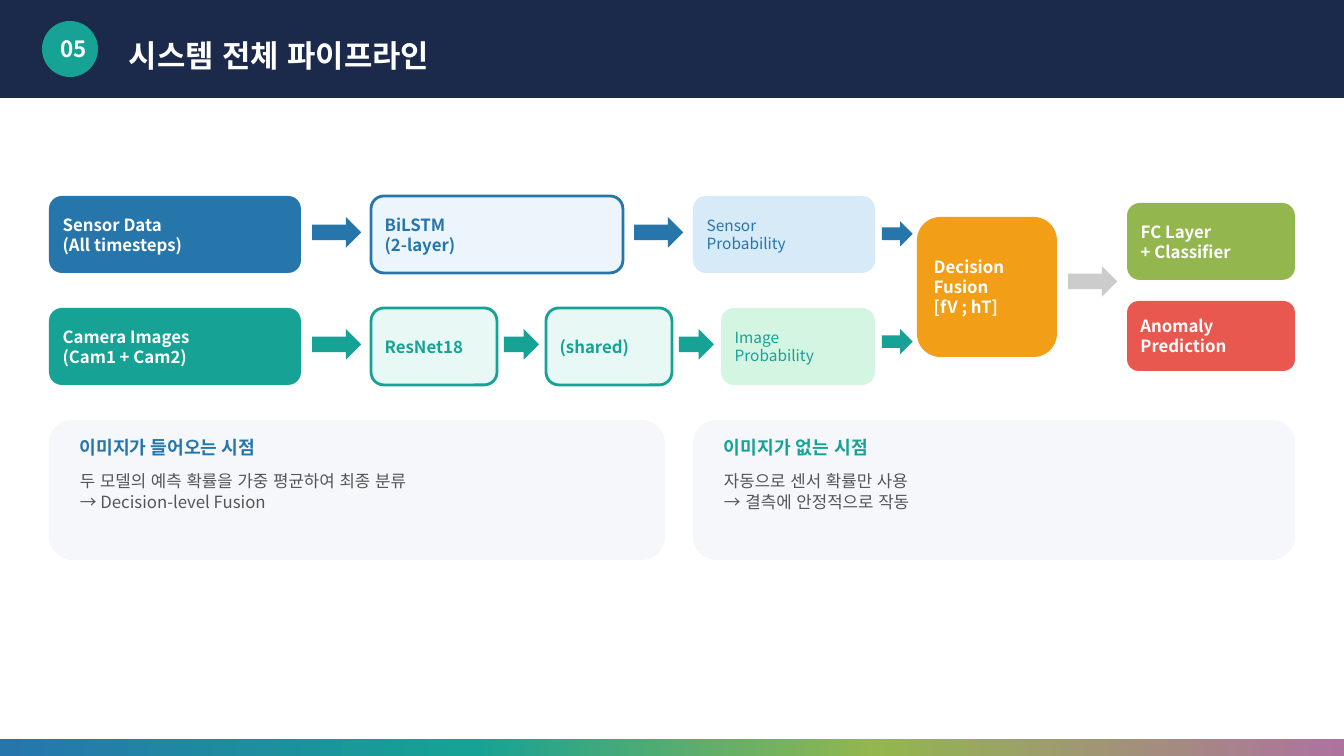
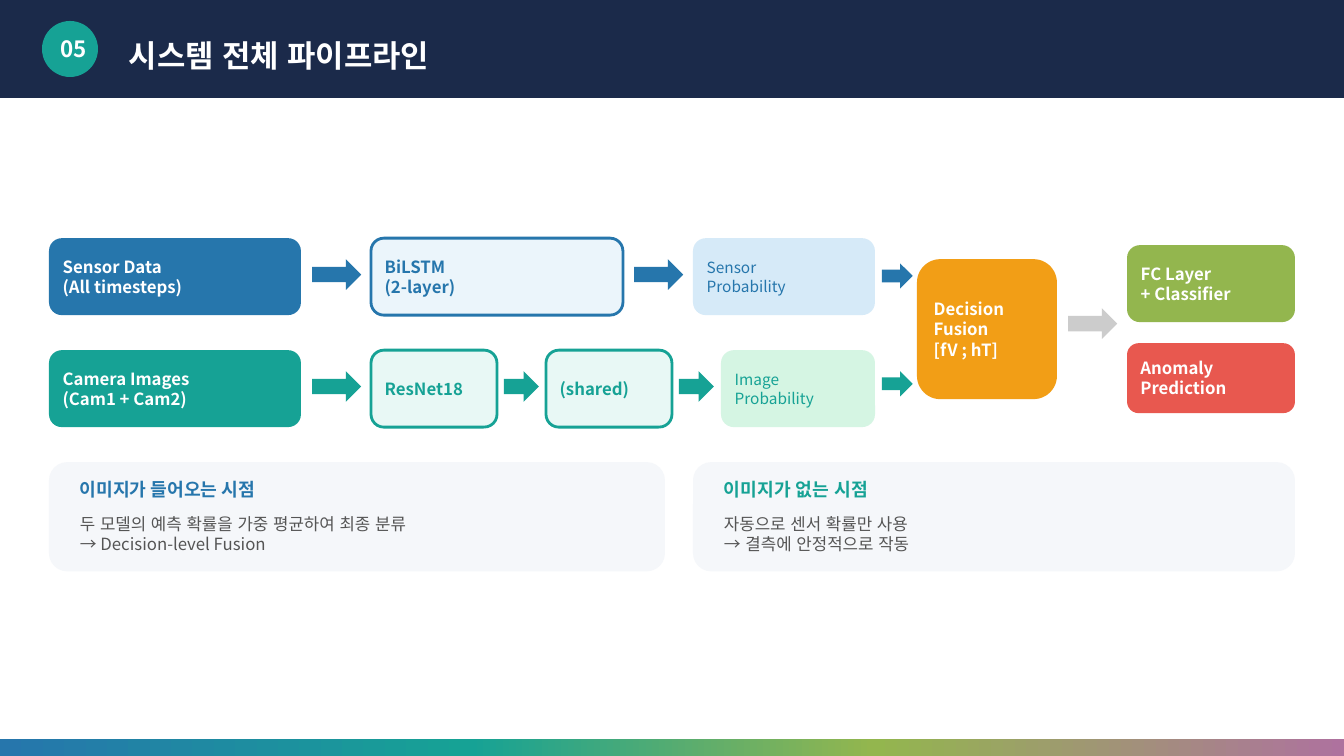
Before and after one commit to HaHyunsung/FF_Multimodal, a slide deck: slide 6 of 딥러닝응용_3조_최종발표.pptx. Drawn at 1344x756 pixels with LibreOffice and Linux fonts; fonts in the diff are those of the drawing. Boxes give left, top, right and bottom in pixels: in the first picture for what was removed or moved away, otherwise in the second. Text is boxed around its words. In the diff, an @@ line names an element or a change of style, - is before the commit and + after.

```diff
--- a/딥러닝응용_3조_최종발표.pptx
+++ b/딥러닝응용_3조_최종발표.pptx
@@ right arrow: place and size @@
-right arrow at (1069,266,1118,297)
+right arrow at (1069,309,1118,340)
@@ 10 rounded rectangles, 7 right arrows, 2 texts: place and size @@
-10 rounded rectangles, 7 right arrows, 2 texts at (49,196,1296,456)
+10 rounded rectangles, 7 right arrows, 2 texts at (49,238,1296,498)
@@ rounded rectangle: place and size @@
-rounded rectangle at (49,420,665,561)
+rounded rectangle at (49,463,665,572)
@@ rounded rectangle: place and size @@
-rounded rectangle at (694,420,1296,561)
+rounded rectangle at (694,463,1296,572)
@@ text "두 모델의 예측 확률을 가중 ...": place and size @@
-text "두 모델의 예측 확률을 가중 ..." at (80,473,406,508)
+text "두 모델의 예측 확률을 가중 ..." at (80,516,406,550)
@@ text "자동으로 센서 확률만 사용": place and size @@
-text "자동으로 센서 확률만 사용" at (724,473,909,510)
+text "자동으로 센서 확률만 사용" at (724,516,909,552)
```
Also in this commit, not shown: 7 other slides changed.
